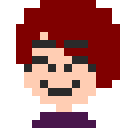
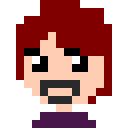
Layer changes from the first 128 x 128 image to the second:
showed "mouth8", painted on it over <box>40,80,80,104</box>
hid "mouth1" over <box>40,80,80,96</box>
showed "eye18", painted on it over <box>24,32,88,72</box>
hid "eye5" over <box>24,40,96,72</box>
hid "hair15", painted on it over <box>16,0,120,88</box>
showed "hair7", painted on it over <box>16,0,112,104</box>
